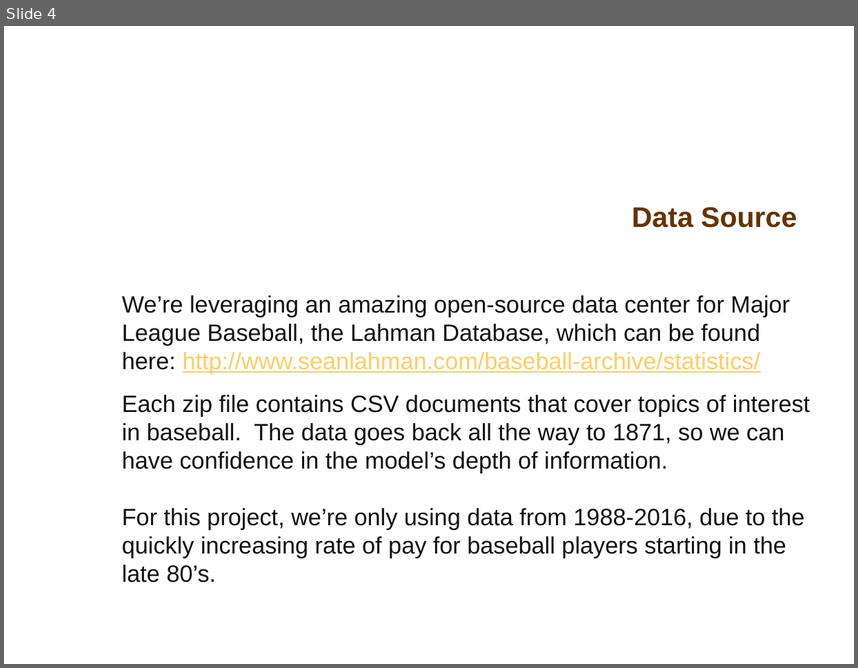
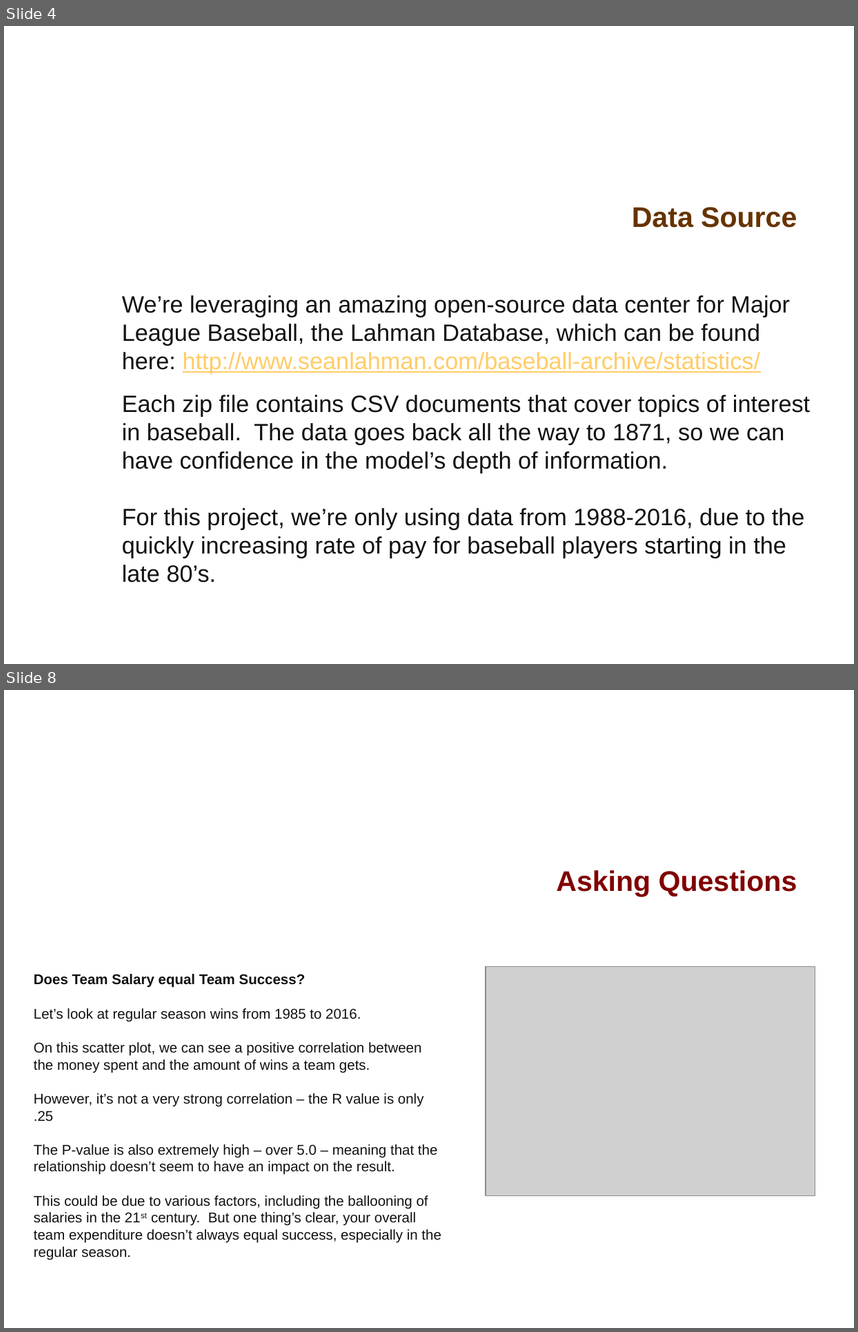
Before and after one commit to davidfashbinder/final_project, a slide deck: Final Presentation.pptx. Shown one above the other, each under a label of ours: slide 4 before the commit, slides 4 and 8 after it; the slides between them are not shown. The pictures are 858x668 and 858x1332 pixels, drawn with LibreOffice and Linux fonts; fonts in the diff are those of the drawing; grey boxes stand for pictures; background and template pictures are left out. Boxes give left, top, right and bottom in pixels: in the first picture for what was removed or moved away, otherwise in the second. Text is boxed around its words. In the diff, an @@ line names an element or a change of style, - is before the commit and + after.

```diff
--- a/Final Presentation.pptx
+++ b/Final Presentation.pptx
@@ slide 8 added at box(4, 690, 854, 1328), background picture (left out) @@
@@ title added at box(556, 870, 797, 896), 24 pt, text #800000, bold @@
+Asking Questions
@@ text added at box(34, 974, 441, 1260), 12 pt, text #111111 @@
+Does Team Salary equal Team Success?
+Let’s look at regular season wins from 1985 to 2016.
+On this scatter plot, we can see a positive correlation between the money spent and the amount of wins a team gets.
+However, it’s not a very strong correlation – the R value is only .25
+The P-value is also extremely high – over 5.0 – meaning that the relationship doesn’t seem to have an impact on the result.
+This could be due to various factors, including the ballooning of salaries in the 21st century. But one thing’s clear, your overall team expenditure doesn’t always equal success, especially in the regular season.
@@ picture added at box(486, 966, 816, 1196) @@
```
Also in this commit, not shown: 3 slides changed, 2 other slides added, 2 other files.
